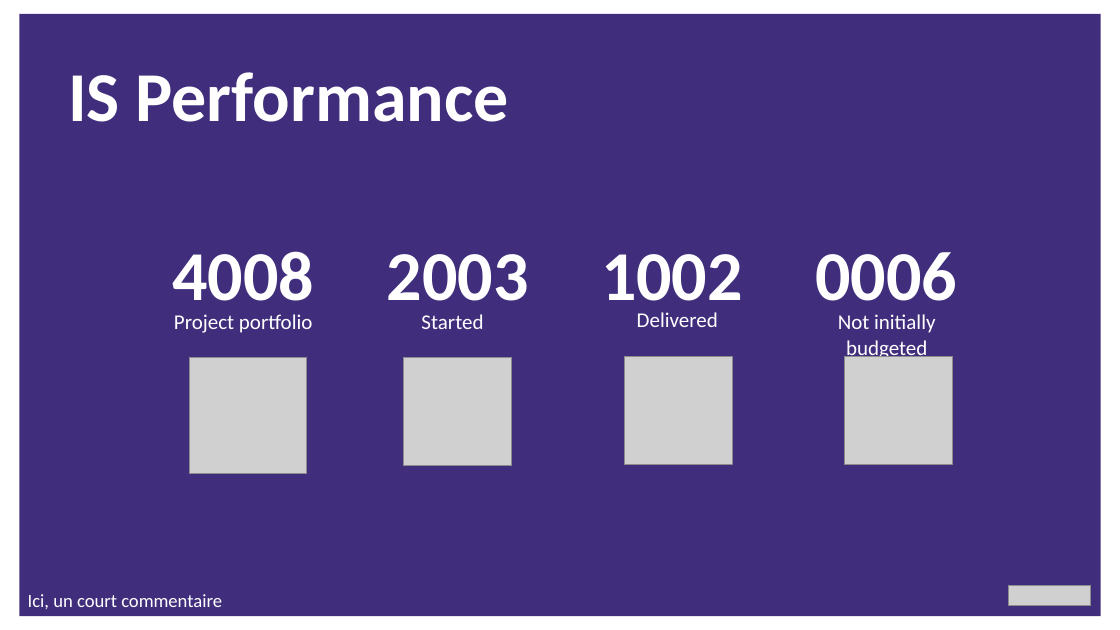
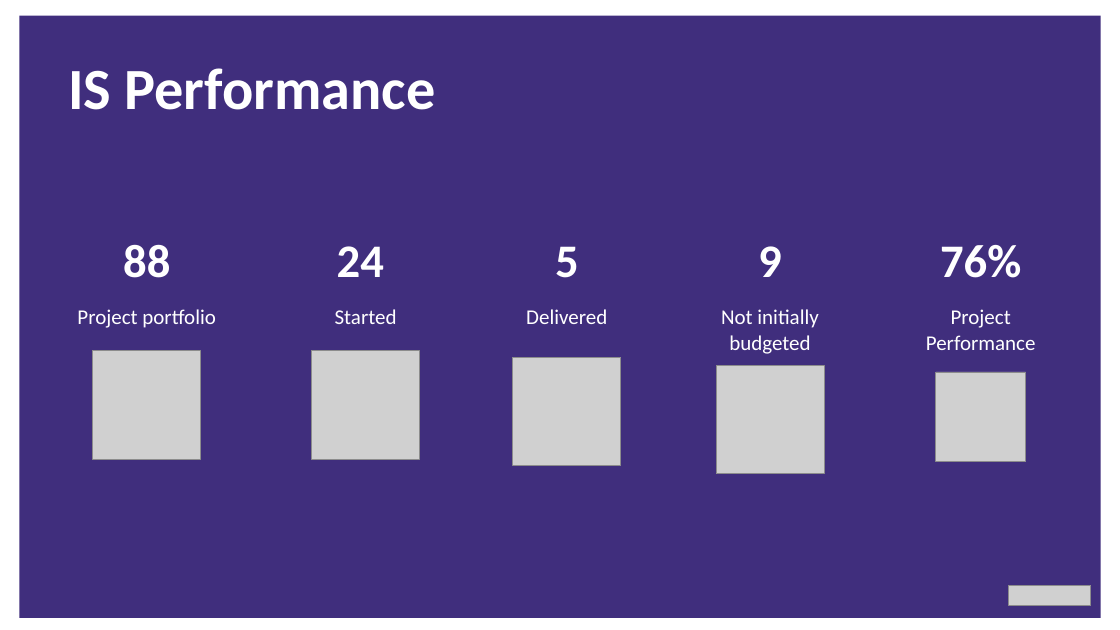
Before and after one commit to Jintus/powerpoint-generator, a slide deck: slide 7 of build/assets/KPI.pptx. Drawn at 1120x630 pixels with LibreOffice and Linux fonts; fonts in the diff are those of the drawing; grey boxes stand for pictures. Boxes give left, top, right and bottom in pixels: in the first picture for what was removed or moved away, otherwise in the second. Text is boxed around its words. In the diff, an @@ line names an element or a change of style, - is before the commit and + after.

```diff
--- a/build/assets/KPI.pptx
+++ b/build/assets/KPI.pptx
@@ text "IS Performance" at (68, 68, 435, 110): size 60 to 50 pt @@
@@ text at (123, 245, 170, 278): text changed; size 60 to 40 pt @@
-4008
+88
@@ text at (337, 246, 384, 277): text changed; size 60 to 40 pt @@
-2003
+24
@@ text at (555, 246, 579, 278): text changed; size 60 to 40 pt @@
-1002
+5
@@ text at (758, 246, 782, 277): text changed; size 60 to 40 pt @@
-0006
+9
@@ text added at (940, 245, 1021, 278), 40 pt, text #FFFFFF, bold @@
+76%
@@ text "Project portfolio": place and size @@
-text "Project portfolio" at (174, 314, 313, 333)
+text "Project portfolio" at (77, 309, 216, 328)
@@ text "Started": place and size @@
-text "Started" at (421, 314, 483, 329)
+text "Started" at (335, 309, 397, 324)
@@ text "Delivered": place and size @@
-text "Delivered" at (637, 312, 718, 327)
+text "Delivered" at (526, 309, 607, 324)
@@ text "Not initially budgeted": place and size @@
-text "Not initially budgeted" at (838, 314, 935, 361)
+text "Not initially budgeted" at (721, 309, 818, 354)
@@ text added at (926, 309, 1036, 350), 18 pt, text #FFFFFF @@
+Project Performance
@@ picture: place and size @@
-picture at (190, 358, 306, 474)
+picture at (92, 351, 201, 460)
@@ picture: place and size @@
-picture at (403, 358, 512, 466)
+picture at (312, 351, 420, 460)
@@ picture: place and size @@
-picture at (624, 356, 733, 465)
+picture at (513, 357, 621, 465)
@@ picture: place and size @@
-picture at (844, 356, 953, 465)
+picture at (716, 365, 824, 474)
@@ picture added at (936, 372, 1026, 462) @@
@@ text removed at (28, 594, 222, 609) @@
-Ici, un court commentaire
```
Also in this commit, not shown: 11 other slides changed, 1 slide added, 12 other files.
